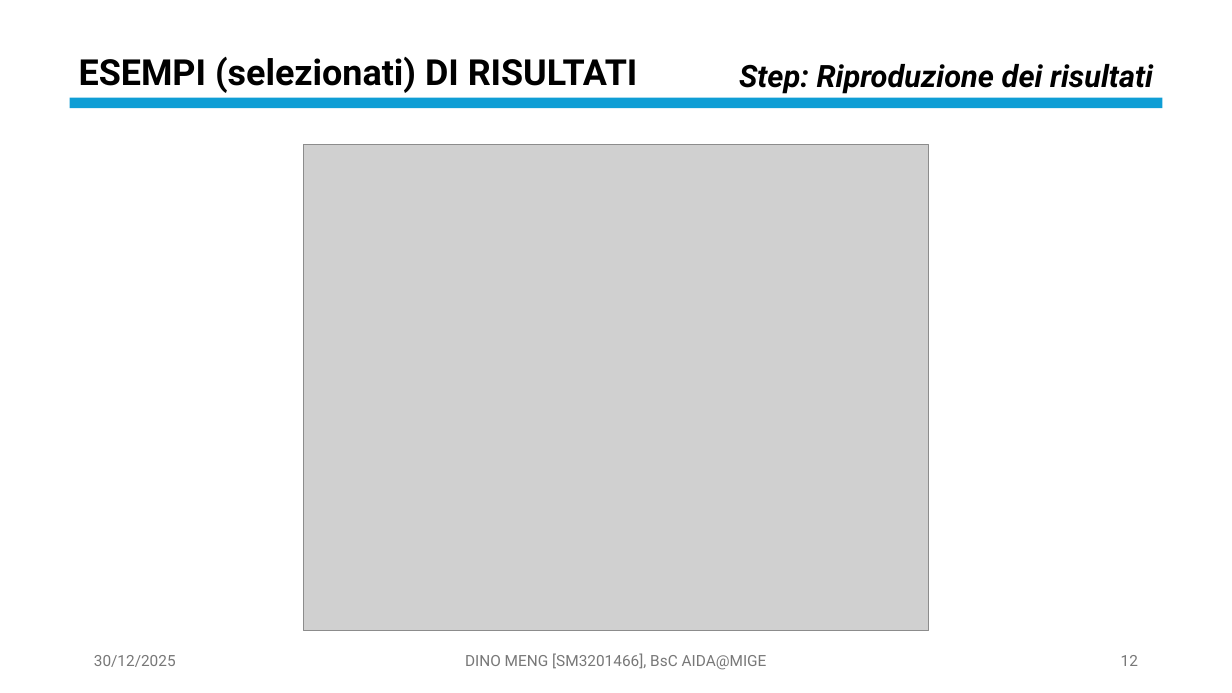
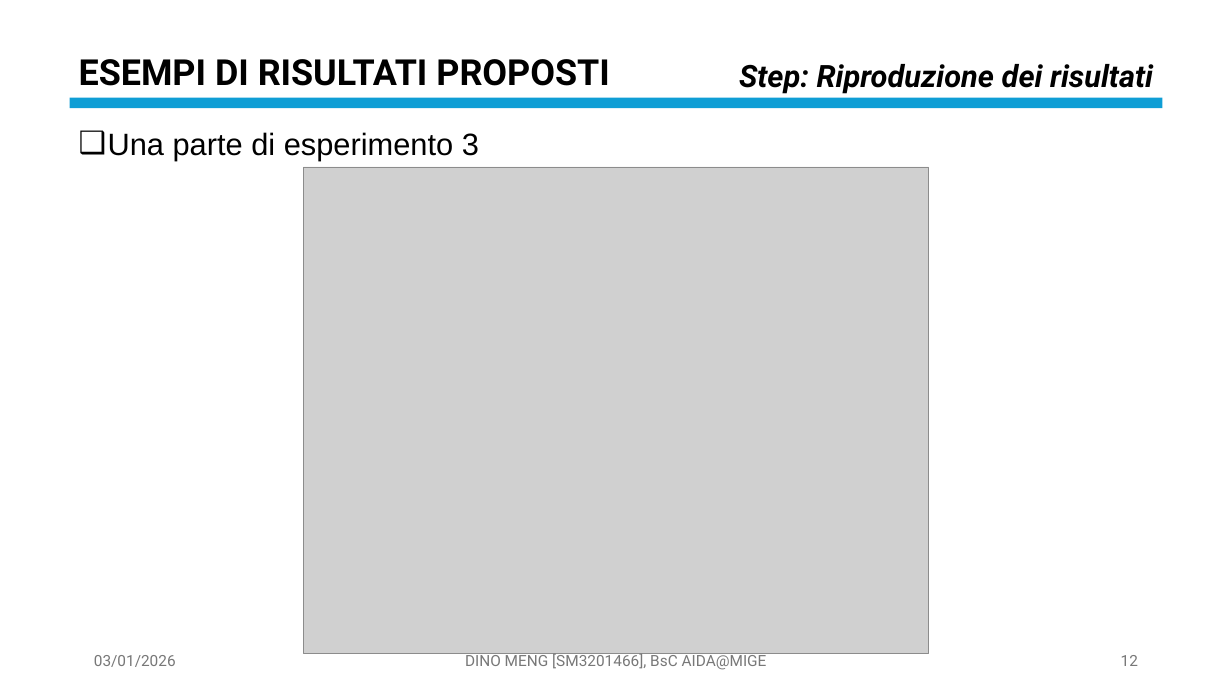
Before and after one commit to OdinMeng/AIDA-UNIVERSITY-NOTES-2025-2026, a slide deck: slide 12 of Complex Systems/project/PresentationPROJECTSM3201466.pptx. Drawn at 1232x693 pixels with LibreOffice and Linux fonts; fonts in the diff are those of the drawing; grey boxes stand for pictures. Boxes give left, top, right and bottom in pixels: in the first picture for what was removed or moved away, otherwise in the second. Text is boxed around its words. In the diff, an @@ line names an element or a change of style, - is before the commit and + after.

```diff
--- a/Complex Systems/project/PresentationPROJECTSM3201466.pptx
+++ b/Complex Systems/project/PresentationPROJECTSM3201466.pptx
@@ text at bbox=[79, 59, 609, 86]: text changed @@
-ESEMPI (selezionati) DI RISULTATI
+ESEMPI DI RISULTATI PROPOSTI
@@ text added at bbox=[108, 132, 479, 161], 24 pt, text #000000 @@
+❑ Una parte di esperimento 3
@@ picture: place and size @@
-picture at bbox=[303, 144, 929, 631]
+picture at bbox=[303, 167, 929, 654]
@@ text at bbox=[94, 655, 176, 667]: text changed @@
-30/12/2025
+03/01/2026
```
Also in this commit, not shown: 24 other slides changed, 6 slides added, 3 other files.
